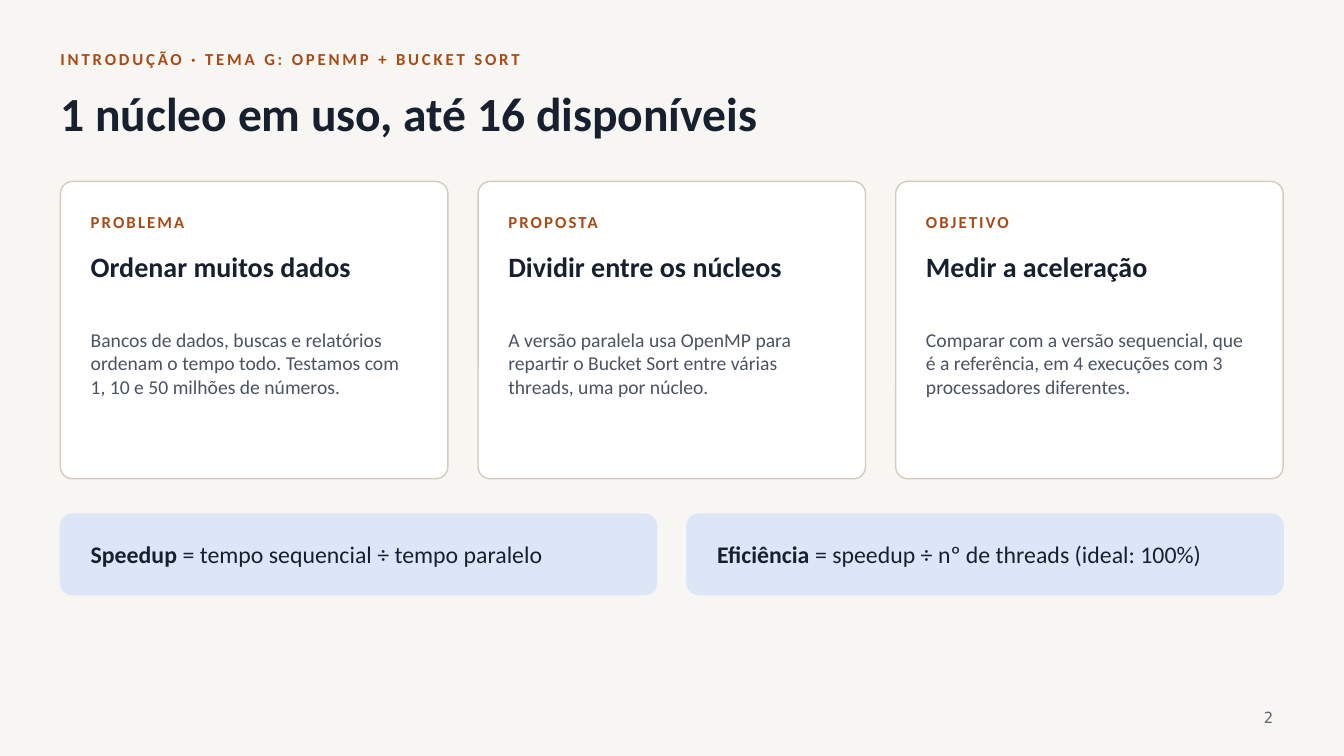
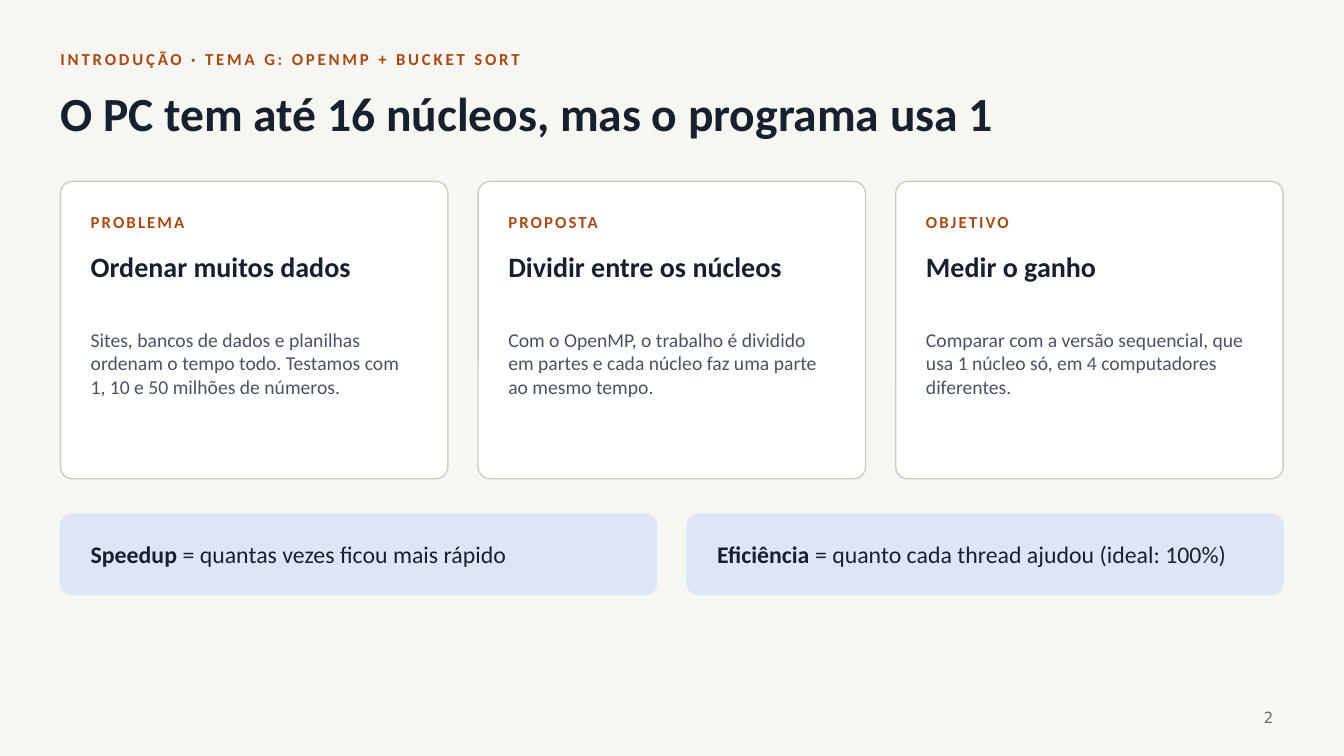
Before and after one commit to Dev2MundialMix/m3_1_bucket_sort, a slide deck: slide 2 of apresentacao/bucket_sort_openmp.pptx. Drawn at 1344x756 pixels with LibreOffice and Linux fonts; fonts in the diff are those of the drawing. Boxes give left, top, right and bottom in pixels: in the first picture for what was removed or moved away, otherwise in the second. Text is boxed around its words. In the diff, an @@ line names an element or a change of style, - is before the commit and + after.

```diff
--- a/apresentacao/bucket_sort_openmp.pptx
+++ b/apresentacao/bucket_sort_openmp.pptx
@@ title at [60,97,993,139]: text changed @@
-1 núcleo em uso, até 16 disponíveis
+O PC tem até 16 núcleos, mas o programa usa 1
@@ text at [926,257,1096,282]: text changed @@
-Medir a aceleração
+Medir o ganho
@@ text at [91,333,399,397]: text changed @@
-Bancos de dados, buscas e relatórios ordenam o tempo todo. Testamos com 1, 10 e 50 milhões de números.
+Sites, bancos de dados e planilhas ordenam o tempo todo. Testamos com 1, 10 e 50 milhões de números.
@@ text at [508,333,817,397]: text changed @@
-A versão paralela usa OpenMP para repartir o Bucket Sort entre várias threads, uma por núcleo.
+Com o OpenMP, o trabalho é dividido em partes e cada núcleo faz uma parte ao mesmo tempo.
@@ text at [926,333,1243,394]: text changed @@
-Comparar com a versão sequencial, que é a referência, em 4 execuções com 3 processadores diferentes.
+Comparar com a versão sequencial, que usa 1 núcleo só, em 4 computadores diferentes.
@@ text at [91,546,506,567]: text changed @@
-Speedup = tempo sequencial ÷ tempo paralelo
+Speedup = quantas vezes ficou mais rápido
@@ text at [717,546,1226,567]: text changed @@
-Eficiência = speedup ÷ nº de threads (ideal: 100%)
+Eficiência = quanto cada thread ajudou (ideal: 100%)
```
Also in this commit, not shown: 16 other slides changed, 3 slides added, 1 other file.
